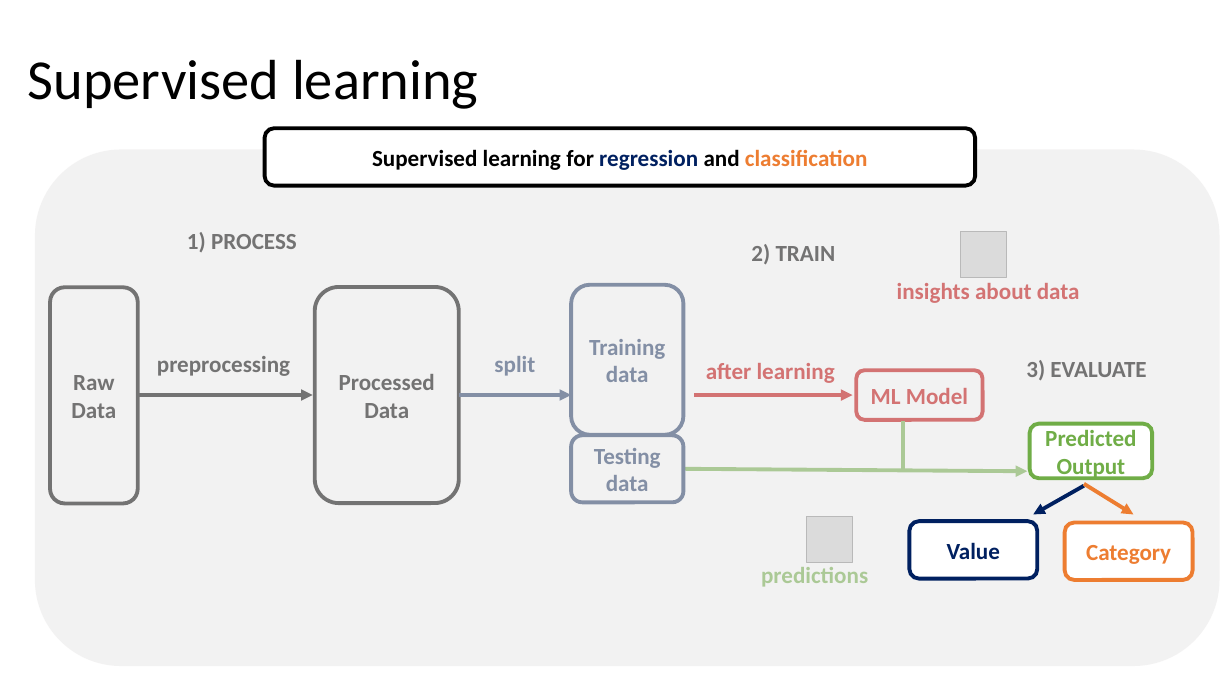
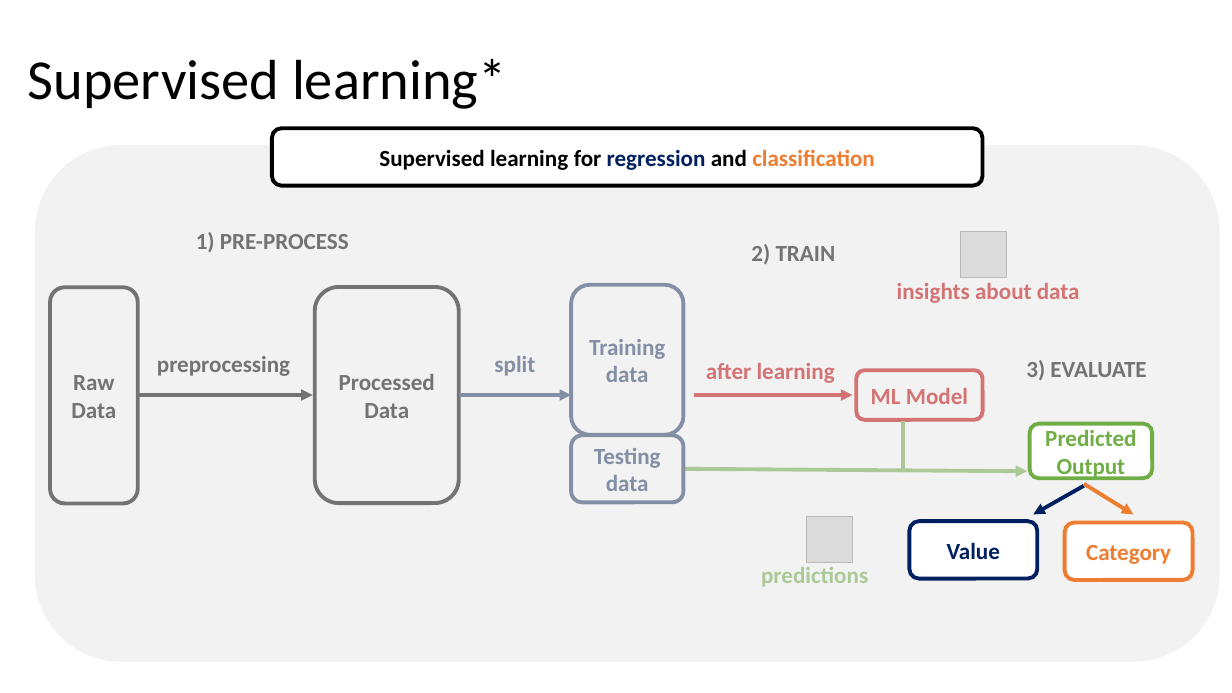
Before and after one commit to fsb-edu/ML4Food, a slide deck: slide 17 of images/Graphics of ML4Food.pptx. Drawn at 1232x693 pixels with LibreOffice and Linux fonts; fonts in the diff are those of the drawing; grey boxes stand for pictures. Boxes give left, top, right and bottom in pixels: in the first picture for what was removed or moved away, otherwise in the second. Text is boxed around its words. In the diff, an @@ line names an element or a change of style, - is before the commit and + after.

```diff
--- a/images/Graphics of ML4Food.pptx
+++ b/images/Graphics of ML4Food.pptx
@@ title at box(28, 59, 507, 109): text changed @@
-Supervised learning
+Supervised learning*
@@ rounded rectangle: place and size @@
-rounded rectangle at box(35, 150, 1220, 666)
+rounded rectangle at box(35, 145, 1220, 662)
@@ rounded rectangle "Supervised learning for regression and ...": place and size @@
-rounded rectangle "Supervised learning for regression and ..." at box(264, 128, 975, 186)
+rounded rectangle "Supervised learning for regression and ..." at box(272, 128, 982, 186)
@@ text at box(196, 232, 349, 252): text changed @@
-1) PROCESS
+1) PRE-PROCESS
```
Also in this commit, not shown: 3 slides added, 1 slide removed, 7 other files.
